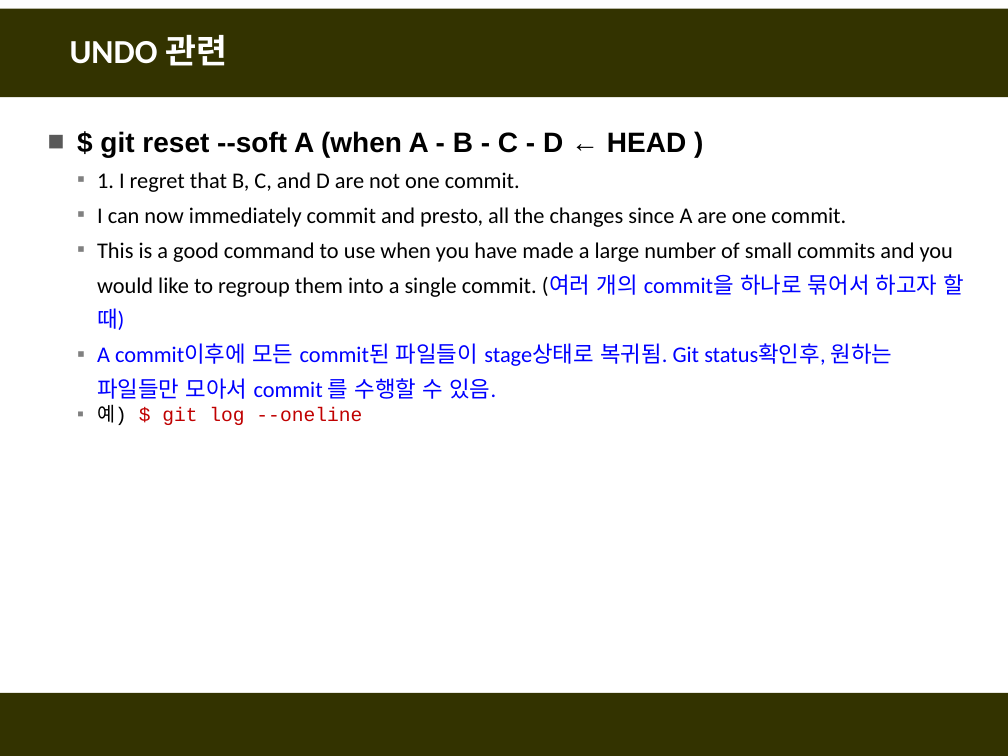
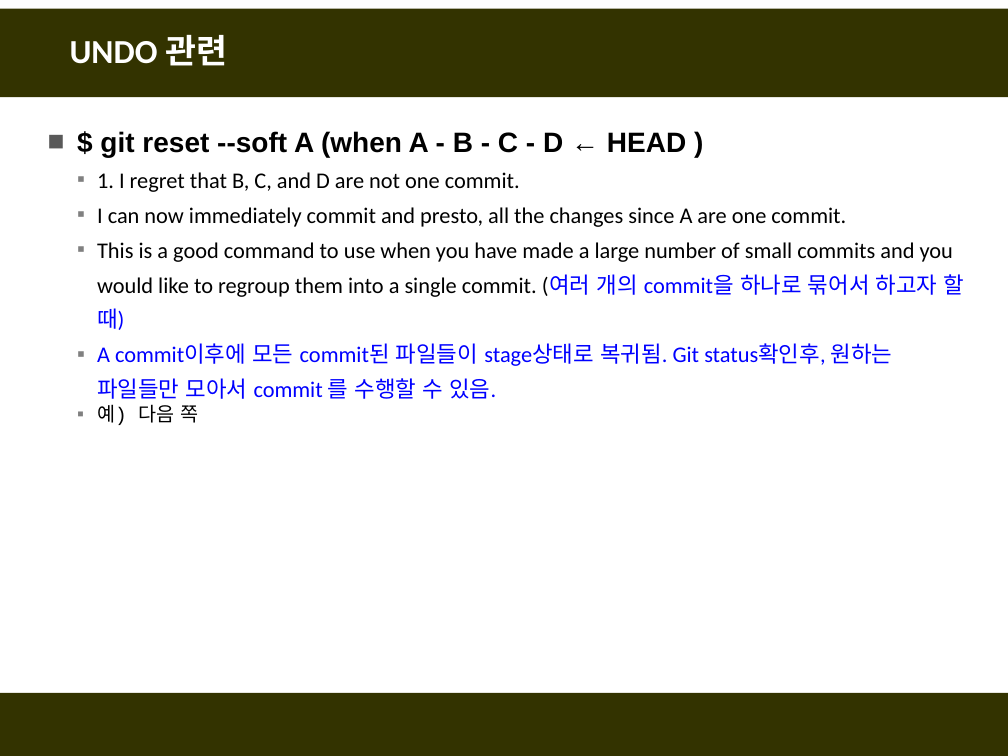
Before and after one commit to fasthill/github-lecture, a slide deck: slide 12 of git및github첫걸음11-명령어모음.pptx. Drawn at 1008x756 pixels with LibreOffice and Linux fonts; fonts in the diff are those of the drawing. Boxes give left, top, right and bottom in pixels: in the first picture for what was removed or moved away, otherwise in the second. Text is boxed around its words. In the diff, an @@ line names an element or a change of style, - is before the commit and + after.

```diff
--- a/git및github첫걸음11-명령어모음.pptx
+++ b/git및github첫걸음11-명령어모음.pptx
@@ text at box(97, 404, 198, 425): text changed; text colour #C00000 to #000000 @@
-  ▪ 예) $ git log --oneline
+  ▪ 예) 다음 쪽
```
Also in this commit, not shown: 4 other slides changed.
